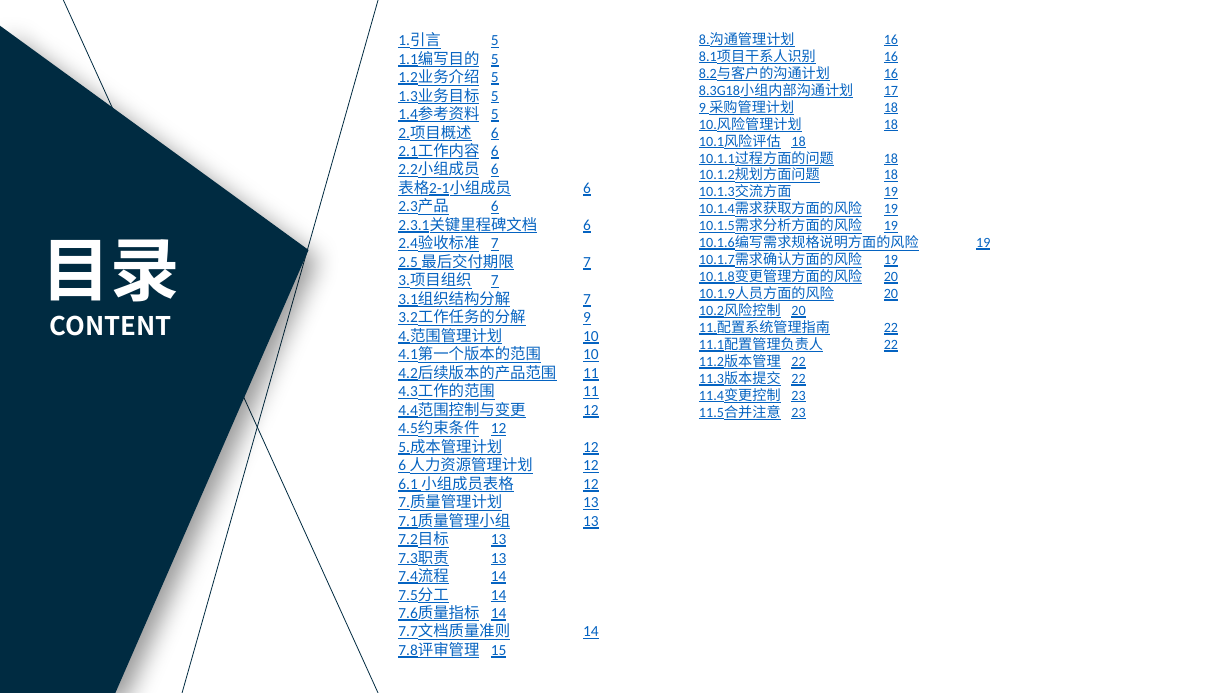
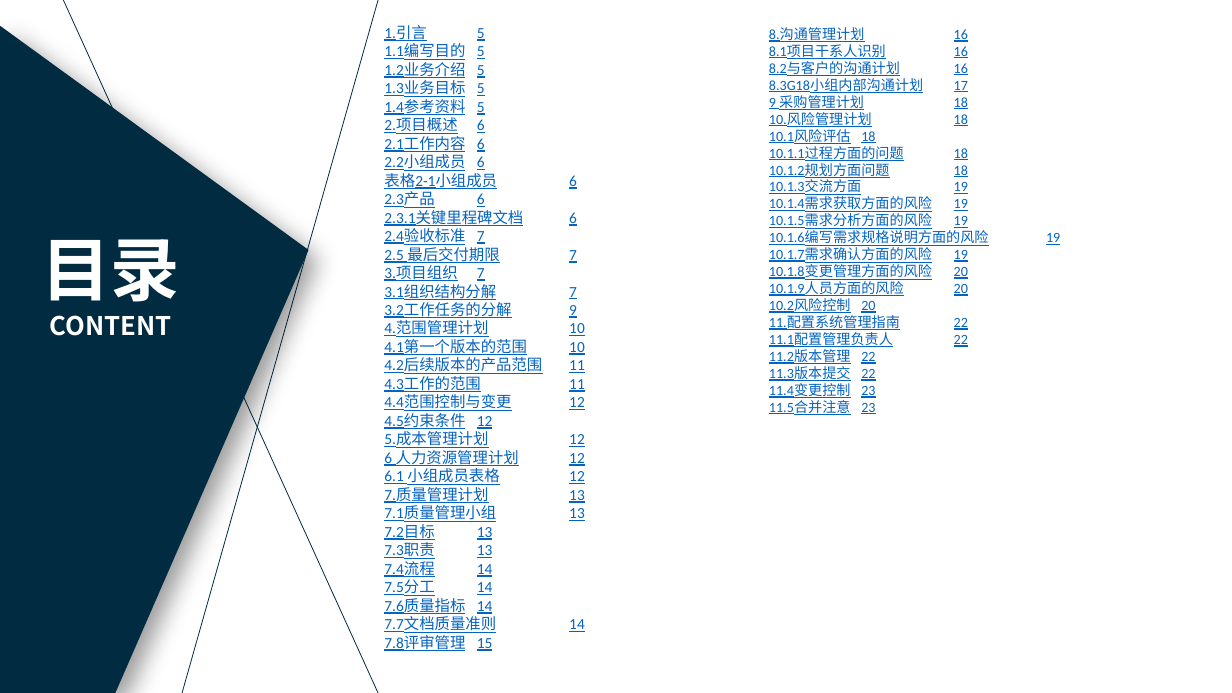
Before and after one commit to PRD2018-G18/PRD2018, a slide deck: slide 3 of 非受控文档/过程文档/需求工程计划/需求工程计划.pptx. Drawn at 1232x693 pixels with LibreOffice and Linux fonts; fonts in the diff are those of the drawing. Boxes give left, top, right and bottom in pixels: in the first picture for what was removed or moved away, otherwise in the second. Text is boxed around its words. In the diff, an @@ line names an element or a change of style, - is before the commit and + after.

Commit message:
修改审核文档

```diff
--- a/非受控文档/过程文档/需求工程计划/需求工程计划.pptx
+++ b/非受控文档/过程文档/需求工程计划/需求工程计划.pptx
@@ text "1.引言 5": place and size @@
-text "1.引言 5" at box(398, 32, 556, 658)
+text "1.引言 5" at box(384, 25, 542, 651)
@@ text "8.沟通管理计划 16": place and size @@
-text "8.沟通管理计划 16" at box(699, 32, 919, 420)
+text "8.沟通管理计划 16" at box(769, 27, 989, 415)
```
Also in this commit, not shown: 18 other slides changed, 1 slide added, 7 other files.
